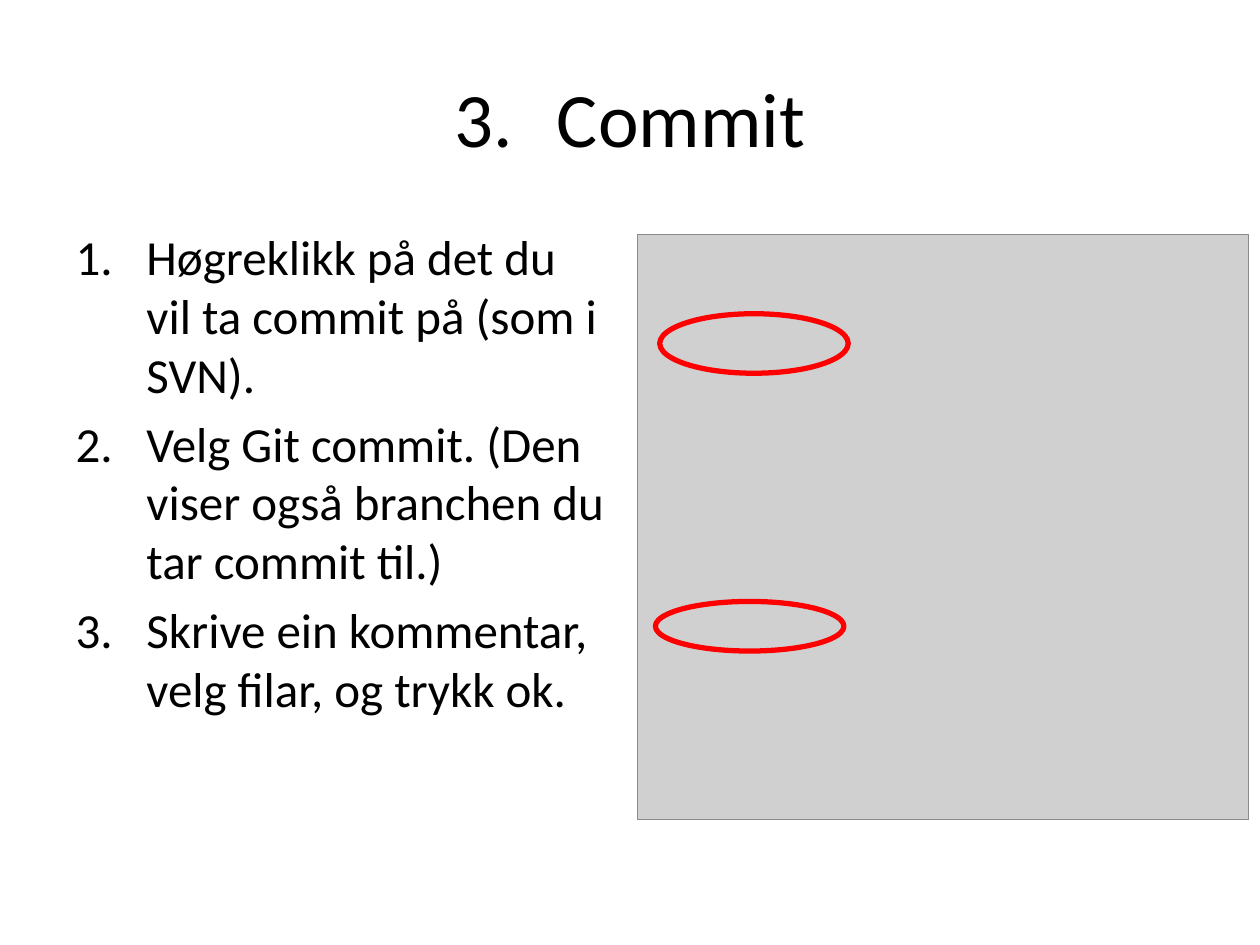
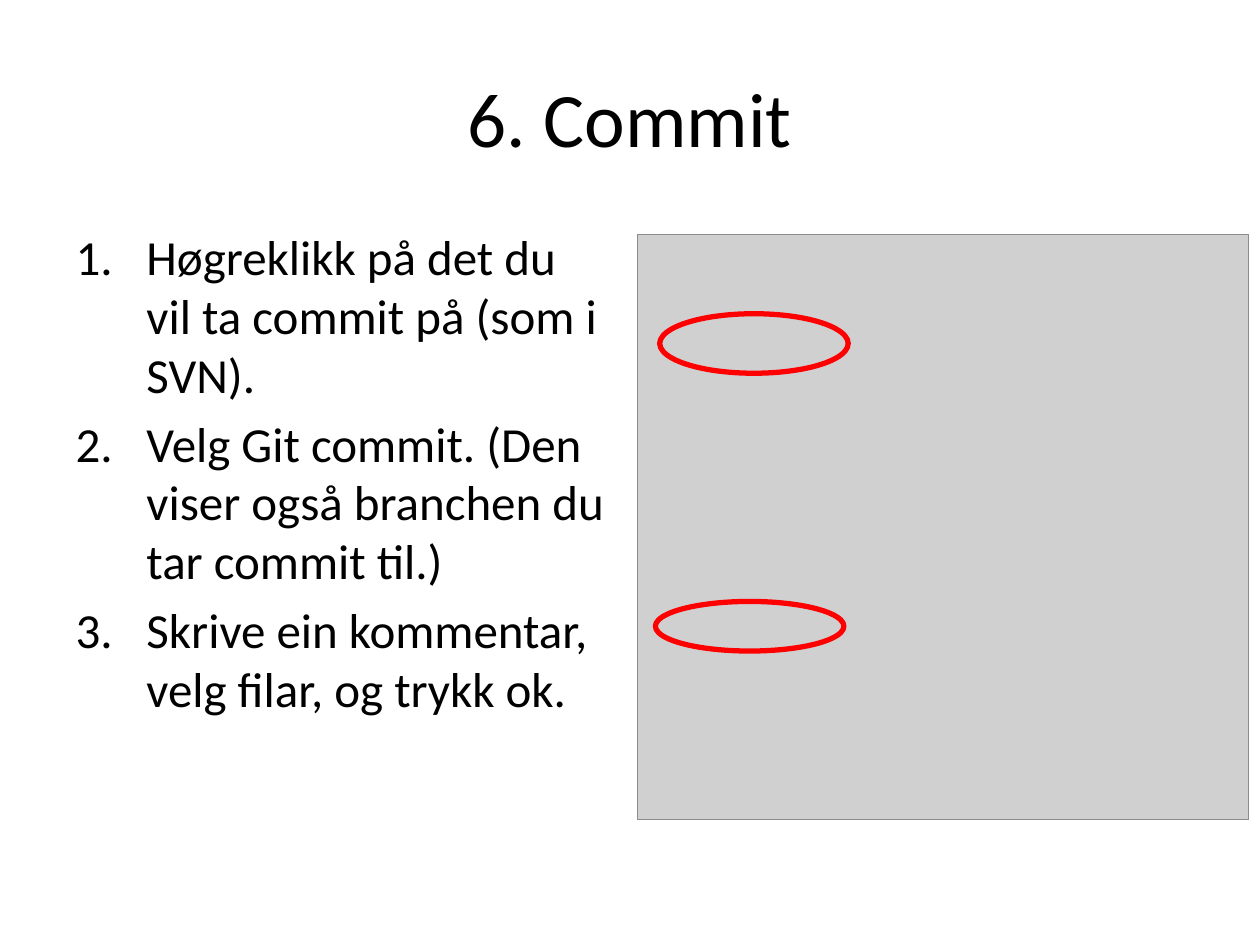
Before and after one commit to CRAVA/crava, a slide deck: slide 8 of doc/Gitforsmarties.pptx (slide 5 before the commit). Drawn at 1260x945 pixels with LibreOffice and Linux fonts; fonts in the diff are those of the drawing; grey boxes stand for pictures. Boxes give left, top, right and bottom in pixels: in the first picture for what was removed or moved away, otherwise in the second. Text is boxed around its words. In the diff, an @@ line names an element or a change of style, - is before the commit and + after.

Commit message:
CRA-541: Changed procedure by now merging branch into master before pulling from upstream, and then committing before pushing to origin. Also added graphical illustration of process.

```diff
--- a/doc/Gitforsmarties.pptx
+++ b/doc/Gitforsmarties.pptx
@@ title at [468,94,792,148]: text changed @@
-3. Commit
+6. Commit
```
Also in this commit, not shown: 8 other slides changed, 4 slides added.
